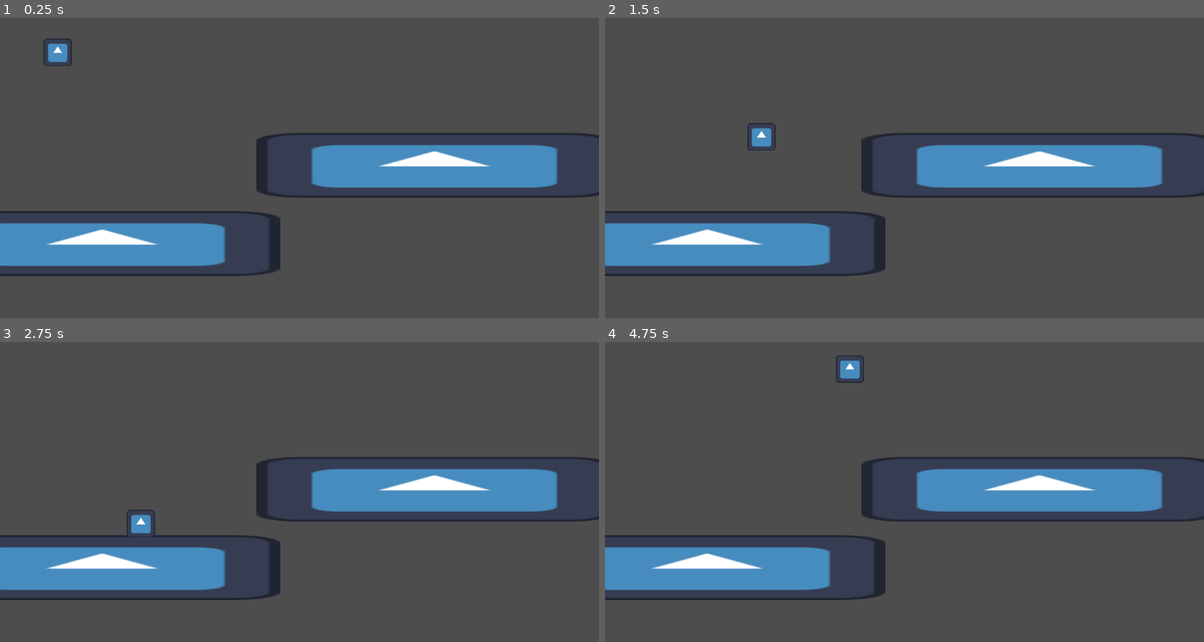
Above: before the commit, frames 1-4 (two rows, left to right).
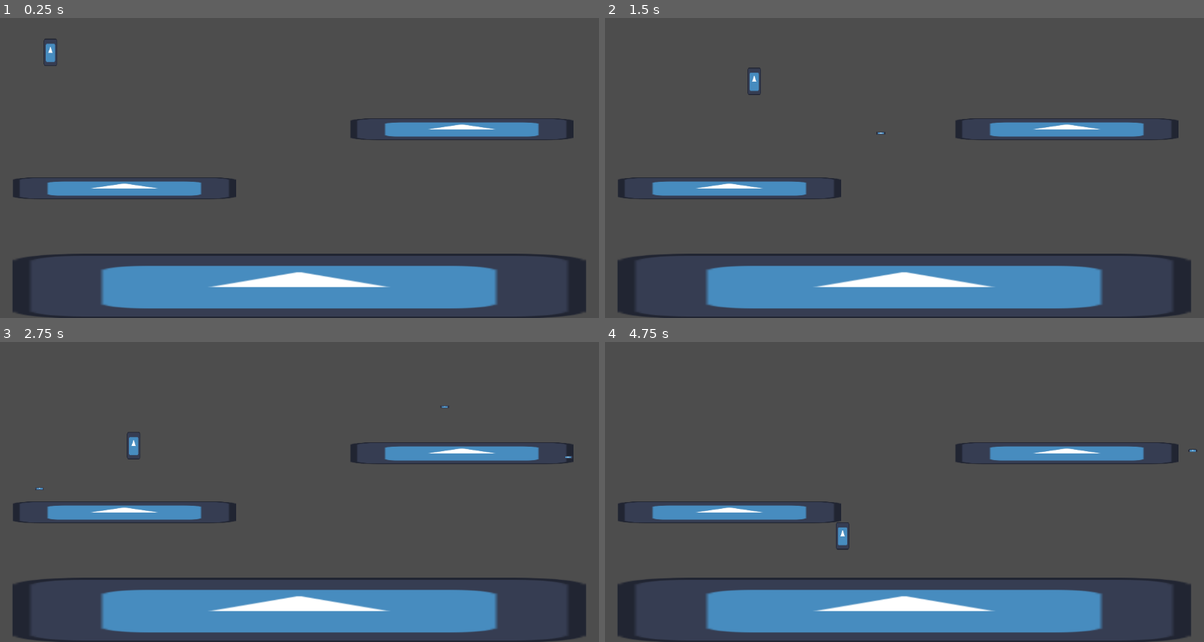
Above: after the commit, the same moments.

Repository: c-stev-en/BossRush2D
Game: Godot game, scene res://2dplatformer.tscn
Two runs of this game, one before a commit and one after it. Both use one fixed random seed, a clock stepped at 60 frames per second and the inputs below. The engine's default icon, where the game draws it, is replaced by a stand-in: a white triangle on a blue panel in a dark square.
Inputs:
- Up to frame 1 (0.25 s): no input
- Up to frame 2 (1.5 s): hold Right (ui_right) from 0.53 s (still down); tap Z (ui_shoot, bound only after the commit) at 0.6 s; tap Shift (ui_jump) at 0.77, 0.8, 1.07, 1.35 s
- Up to frame 3 (2.75 s): tap Shift (ui_jump) at 1.52, 1.82, 2.3 s; tap Z (ui_shoot, bound only after the commit) at 1.55, 2.1 s; release Right (ui_right) at 2.03 s; hold Left (ui_left) from 2.03 s (still down)
- Up to frame 4 (4.75 s): release Left (ui_left) at 2.78 s; hold Right (ui_right) 2.78-4.28 s; tap Z (ui_shoot, bound only after the commit) at 2.85, 4.35 s; tap Shift (ui_jump) at 3.02, 3.32, 3.6, 3.77, 4.07, 4.52 s; hold Left (ui_left) from 4.28 s (still down)

The runs differ from the first frame. In frame 1, 28% of the frame differs, in the area x 0-100%, y 6-100%; in frame 2, 28%, in the area x 0-100%, y 16-100%; in frame 3, 28%; in frame 4, 28%.

Commit message:
Added shooting mechanic based on player facing dir

Diff:
--- a/2dplatformer.tscn
+++ b/2dplatformer.tscn
@@ -7,11 +7,16 @@
 size = Vector2(678, 117.5)
 
 [sub_resource type="RectangleShape2D" id="RectangleShape2D_7xu4s"]
-size = Vector2(52, 50)
+size = Vector2(24, 51)
+
+[sub_resource type="RectangleShape2D" id="RectangleShape2D_oso1o"]
+size = Vector2(666.25, 51)
 
 [node name="Node2D" type="Node2D"]
 
 [node name="StaticBody2D" type="StaticBody2D" parent="."]
+position = Vector2(259, 82)
+scale = Vector2(1.60948, 1)
 
 [node name="Sprite2D" type="Sprite2D" parent="StaticBody2D"]
 position = Vector2(196.5, 504.5)
@@ -22,28 +27,62 @@
 position = Vector2(197, 504.25)
 shape = SubResource("RectangleShape2D_c31ac")
 
+[node name="StaticBody2D3" type="StaticBody2D" parent="."]
+position = Vector2(116, 228)
+scale = Vector2(0.626628, 0.336361)
+
+[node name="Sprite2D" type="Sprite2D" parent="StaticBody2D3"]
+position = Vector2(196.5, 504.5)
+scale = Vector2(5.35156, 0.976563)
+texture = ExtResource("1_inckr")
+
+[node name="CollisionShape2D" type="CollisionShape2D" parent="StaticBody2D3"]
+position = Vector2(197, 504.25)
+shape = SubResource("RectangleShape2D_c31ac")
+
+[node name="StaticBody2D4" type="StaticBody2D" parent="."]
+position = Vector2(765, 114)
+scale = Vector2(0.626628, 0.336361)
+
+[node name="Sprite2D" type="Sprite2D" parent="StaticBody2D4"]
+position = Vector2(196.5, 504.5)
+scale = Vector2(5.35156, 0.976563)
+texture = ExtResource("1_inckr")
+
+[node name="CollisionShape2D" type="CollisionShape2D" parent="StaticBody2D4"]
+position = Vector2(197, 504.25)
+shape = SubResource("RectangleShape2D_c31ac")
+
 [node name="Node2D" type="Node2D" parent="."]
 
 [node name="StaticBody2D" type="StaticBody2D" parent="Node2D"]
 position = Vector2(11, 59)
 
-[node name="Sprite2D" type="Sprite2D" parent="Node2D/StaticBody2D"]
-position = Vector2(824.5, 294.5)
-scale = Vector2(5.35156, 0.976563)
-texture = ExtResource("1_inckr")
-
-[node name="CollisionShape2D" type="CollisionShape2D" parent="Node2D/StaticBody2D"]
-position = Vector2(825, 294.25)
-shape = SubResource("RectangleShape2D_c31ac")
-
-[node name="CharacterBody2D" type="CharacterBody2D" parent="."]
+[node name="CharacterBody2D" type="CharacterBody2D" parent="." groups=["BULLET"]]
 script = ExtResource("2_kkpcm")
 
 [node name="Sprite2D" type="Sprite2D" parent="CharacterBody2D"]
-position = Vector2(111, 106.5)
-scale = Vector2(0.421875, 0.414063)
+position = Vector2(97, 106.5)
+scale = Vector2(0.203125, 0.414063)
 texture = ExtResource("1_inckr")
 
 [node name="CollisionShape2D" type="CollisionShape2D" parent="CharacterBody2D"]
-position = Vector2(111, 107)
+position = Vector2(97, 106.5)
 shape = SubResource("RectangleShape2D_7xu4s")
+
+[node name="Camera2D" type="Camera2D" parent="."]
+position = Vector2(576, 324)
+
+[node name="StaticBody2D2" type="StaticBody2D" parent="."]
+
+[node name="CollisionShape2D" type="CollisionShape2D" parent="StaticBody2D2"]
+position = Vector2(1177, 324.875)
+rotation = 1.5708
+shape = SubResource("RectangleShape2D_oso1o")
+
+[node name="CollisionShape2D2" type="CollisionShape2D" parent="StaticBody2D2"]
+position = Vector2(-27, 319)
+rotation = 1.5708
+shape = SubResource("RectangleShape2D_oso1o")
+
+[node name="CharacterBody2D2" type="CharacterBody2D" parent="."]
--- /dev/null
+++ b/boss.gd
@@ -0,0 +1,4 @@
+extends CharacterBody2D
+
+func _physics_process(delta: float) -> void:
+	var test = "n/a"
--- /dev/null
+++ b/boss.tscn
@@ -0,0 +1,16 @@
+[gd_scene load_steps=4 format=3 uid="uid://da7w6ro8pg8ex"]
+
+[ext_resource type="Texture2D" uid="uid://bbmadjwe0qna5" path="res://circle.png" id="1_5rksc"]
+[ext_resource type="Script" path="res://boss.gd" id="1_fhtat"]
+
+[sub_resource type="CircleShape2D" id="CircleShape2D_p3ywn"]
+
+[node name="CharacterBody2D" type="CharacterBody2D"]
+script = ExtResource("1_fhtat")
+
+[node name="Sprite2D" type="Sprite2D" parent="."]
+scale = Vector2(0.0199172, 0.0198942)
+texture = ExtResource("1_5rksc")
+
+[node name="CollisionShape2D" type="CollisionShape2D" parent="."]
+shape = SubResource("CircleShape2D_p3ywn")
--- /dev/null
+++ b/bullet.gd
@@ -0,0 +1,19 @@
+extends CharacterBody2D
+var vel : Vector2
+
+func _ready():
+	$VisibleOnScreenNotifier2D.connect("screen_exited", Callable(self, "_scex()"))
+	add_to_group("BULLET")
+
+func _physics_process(delta: float) -> void:
+	var coll_info = move_and_collide(vel * delta * 300)
+
+	if (coll_info) : #dont allow collision
+		Destroy()
+
+func _scex():
+	Destroy()
+
+func Destroy():
+	remove_from_group("BULLET")
+	queue_free()
--- /dev/null
+++ b/bullet.tscn
@@ -0,0 +1,22 @@
+[gd_scene load_steps=4 format=3 uid="uid://cv8e3s4ci75g1"]
+
+[ext_resource type="Texture2D" uid="uid://b818wwlo775xy" path="res://icon.svg" id="1_20u2d"]
+[ext_resource type="Script" path="res://bullet.gd" id="1_xmlio"]
+
+[sub_resource type="RectangleShape2D" id="RectangleShape2D_dyj53"]
+size = Vector2(16, 4)
+
+[node name="CharacterBody2D" type="CharacterBody2D" groups=["BULLET"]]
+script = ExtResource("1_xmlio")
+
+[node name="Sprite2D" type="Sprite2D" parent="."]
+position = Vector2(0, -4.76837e-07)
+scale = Vector2(0.128906, 0.0390625)
+texture = ExtResource("1_20u2d")
+
+[node name="CollisionShape2D" type="CollisionShape2D" parent="Sprite2D"]
+position = Vector2(0, 1.2207e-05)
+scale = Vector2(7.75759, 25.6)
+shape = SubResource("RectangleShape2D_dyj53")
+
+[node name="VisibleOnScreenNotifier2D" type="VisibleOnScreenNotifier2D" parent="."]
--- a/movement.gd
+++ b/movement.gd
@@ -1,11 +1,14 @@
 extends CharacterBody2D
-
-const SPEED = 200.0
-const JUMP_VELOCITY = -400.0
-var jct : int = 0 #Cannot jump until touching floor first
-
+const bulletpath = preload("res://bullet.tscn")
+const norm_speed : float = 200.0
+const jvel : float  = -400.0
+var bulletpos : Vector2
+var jct : int = 1 #Airborne to start
+var direction : String = "LEFT"
+var bulletct : int = 0
 
 func _physics_process(delta: float) -> void:
+
 	# Add the gravity
 	if not is_on_floor():
 		velocity += get_gravity() * delta
@@ -16,14 +19,37 @@
 
 	# Handle jumps
 	if Input.is_action_just_pressed("ui_jump") and (jct > 0):
-		velocity.y = JUMP_VELOCITY
+		velocity.y = jvel
 		jct -= 1 #remove a jump if jumping
 
+	if Input.is_action_just_pressed("ui_shoot") and (bulletct < 5):
+		shoot()
+
 	# Get the input direction and handle the movement/deceleration
-	var direction := Input.get_axis("ui_left", "ui_right")
-	if direction:
-		velocity.x = direction * SPEED
+	var dir := Input.get_axis("ui_left", "ui_right")
+	if dir:
+		velocity.x = dir * norm_speed
 	else:
-		velocity.x = move_toward(velocity.x, 0, SPEED)
+		velocity.x = move_toward(velocity.x, 0, norm_speed)
+
+	if (Engine.get_process_frames() % 4 == 0) : #Check for total bullets
+		if (dir == -1 and direction != "LEFT"):
+			direction = "LEFT"
+		if (dir == 1 and direction != "RIGHT"):
+			direction = "RIGHT"
+		bulletct = get_tree().get_nodes_in_group("BULLET").size()
 
 	move_and_slide()
+
+func shoot():
+	var bullet = bulletpath.instantiate()
+
+	if (direction == "RIGHT"):
+		bulletpos = Vector2(30, 0)
+		bullet.vel = Vector2(1.5, 0)
+	else:
+		bulletpos = Vector2(-30, 0)
+		bullet.vel = Vector2(-1.5, 0)
+
+	get_parent().add_child(bullet)
+	bullet.position = ($Sprite2D.global_position + bulletpos)
--- a/project.godot
+++ b/project.godot
@@ -19,6 +19,10 @@
 
 movie_writer/mjpeg_quality=1.0
 
+[global_group]
+
+BULLET=""
+
 [input]
 
 ui_jump={
@@ -26,6 +30,11 @@
 "events": [Object(InputEventKey,"resource_local_to_scene":false,"resource_name":"","device":0,"window_id":0,"alt_presse …(194 unchanged characters)…
 ]
 }
+ui_shoot={
+"deadzone": 0.5,
+"events": [Object(InputEventKey,"resource_local_to_scene":false,"resource_name":"","device":0,"window_id":0,"alt_pressed":false,"shift_pressed":false,"ctrl_pressed":false,"meta_pressed":false,"pressed":false,"keycode":0,"physical_keycode":90,"key_label":0,"unicode":0,"location":0,"echo":false,"script":null)
+]
+}
 
 [physics]
 
Not shown: 1 places in 2dplatformer.tscn that only renumber resources
Binary file added: circle.png
Not shown, added: circle.png.import
